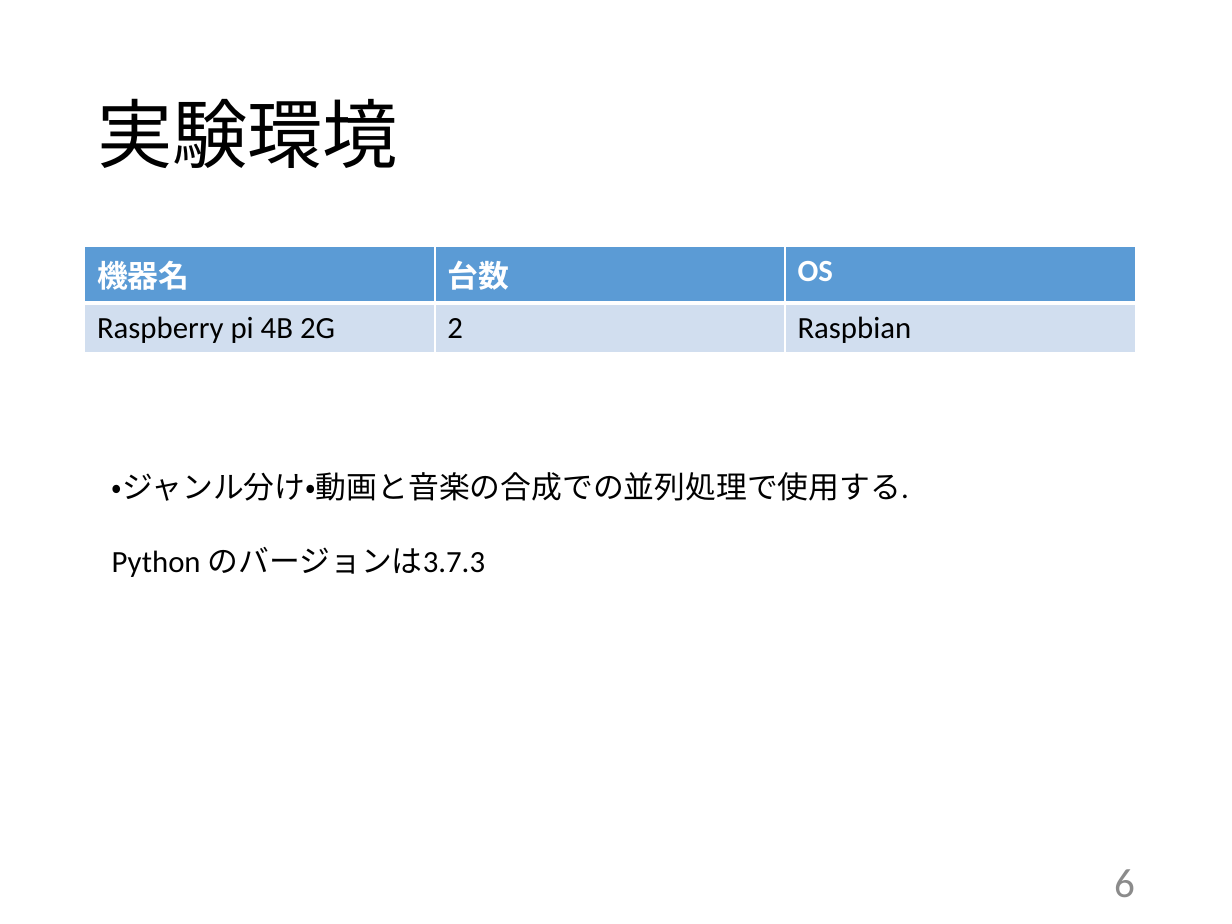
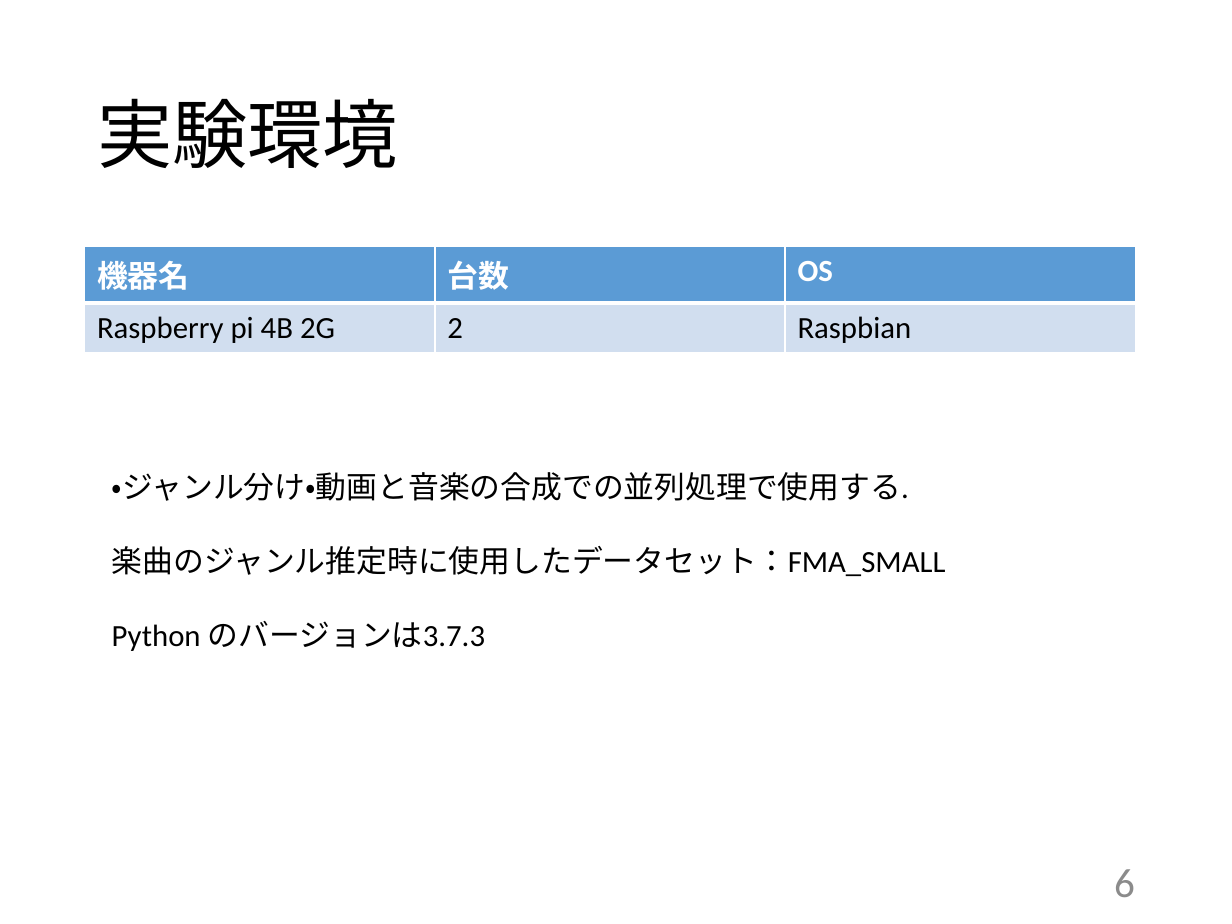
Before and after one commit to kait-takanolab/1821144-yoshii-thesis, a slide deck: slide 6 of 発表用スライド/1821144_yoshii_thesis_ver.pptx. Drawn at 1232x924 pixels with LibreOffice and Linux fonts; fonts in the diff are those of the drawing. Boxes give left, top, right and bottom in pixels: in the first picture for what was removed or moved away, otherwise in the second. Text is boxed around its words. In the diff, an @@ line names an element or a change of style, - is before the commit and + after.

```diff
--- a/発表用スライド/1821144_yoshii_thesis_ver.pptx
+++ b/発表用スライド/1821144_yoshii_thesis_ver.pptx
@@ text at [112, 546, 946, 576]: paragraph added @@
+楽曲のジャンル推定時に使用したデータセット：FMA_SMALL
```
Also in this commit, not shown: 2 other slides changed, 2 slides added.
